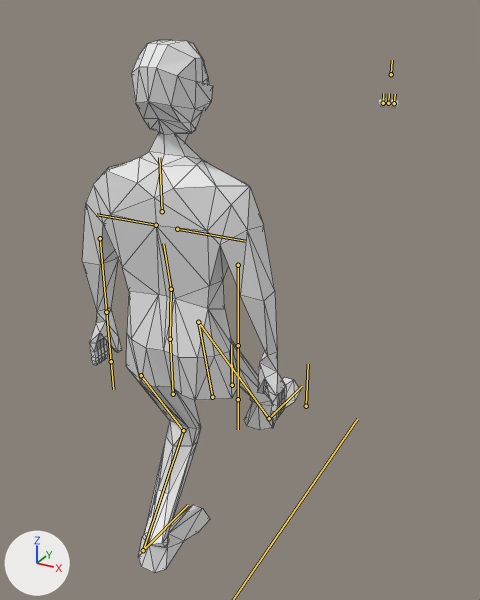
Before and after pictures for a commit that changed the Blender file Art/Blender/Bonhomme.blend.
Rendered twice from a 50 mm lens placed at (-4.271, -7.26, 4.357), pointed at (-4.704, -6.473, 3.964). Arrows for +X, +Y and +Z are at lower left; the lights stay in place. Both versions are drawn at the pose saved in each file; the numbers are the values there. The bones that bend it are drawn over the model as lines. Mesh edges are drawn as thin lines on the coarser meshes.

Objects in the first picture: 'Bonhomme'.
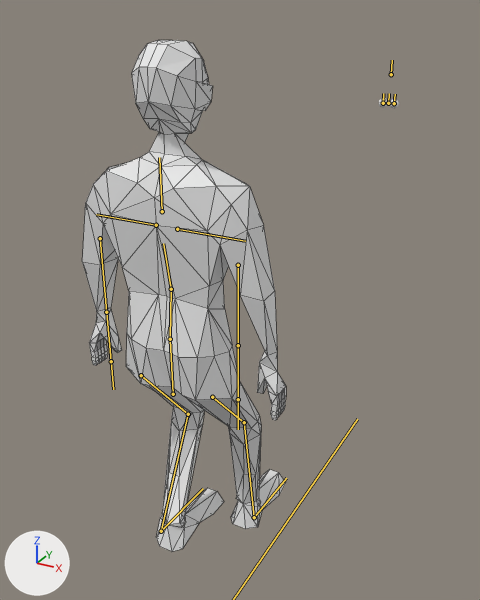
Commit message: Fix model feet pole targets

Where the change shows, as pixel boxes [x1, y1, x2, y2] in the pictures (480 x 600 px):
'Bonhomme', posed (7% narrower): before [82, 40, 301, 573]; after [82, 40, 286, 551]
bone 'Pied.L', root to tip: before (143, 550) to (188, 505); after (161, 531) to (203, 488)
bone 'Pied.R', root to tip: before (269, 418) to (302, 386); after (254, 517) to (286, 478)

What the commit changed:
Bone 'PoleTarget.L' (bone_poletarget_l) moves from (0.0, 0.0, 0.0) to (-0.091, 0.0, 0.0).
Bone 'Pied.L' (bone_pied_l) moves from (0.026, -0.088, 0.281) to (0.115, 0.088, 0.291).
Bone 'PoleTarget.R' (bone_poletarget_r) moves from (0.0, 0.0, 0.0) to (-0.207, 0.0, 0.096).
Bone 'Pied.R' (bone_pied_r) moves from (-0.062, 0.552, 0.947) to (0.104, 0.59, 0.277).
